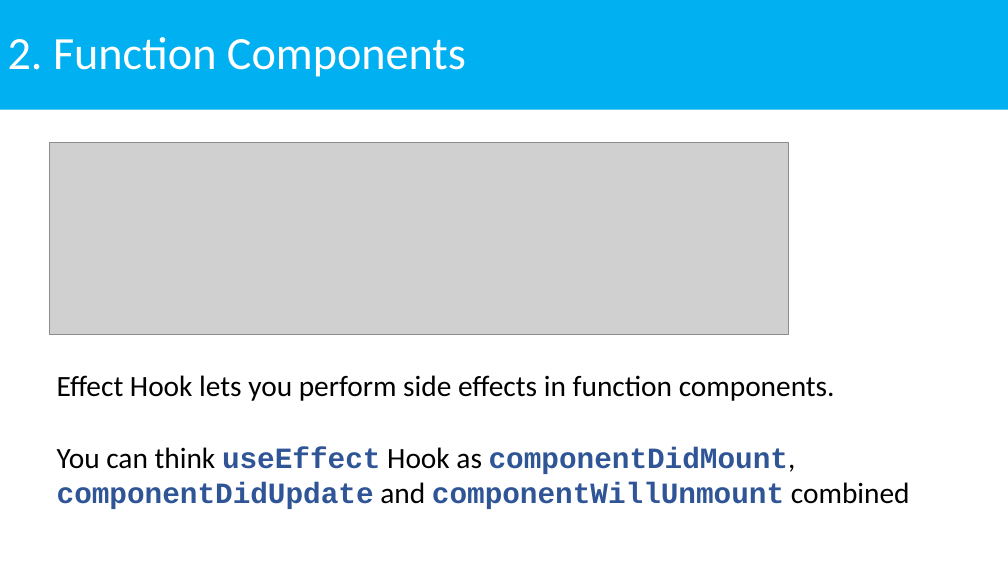
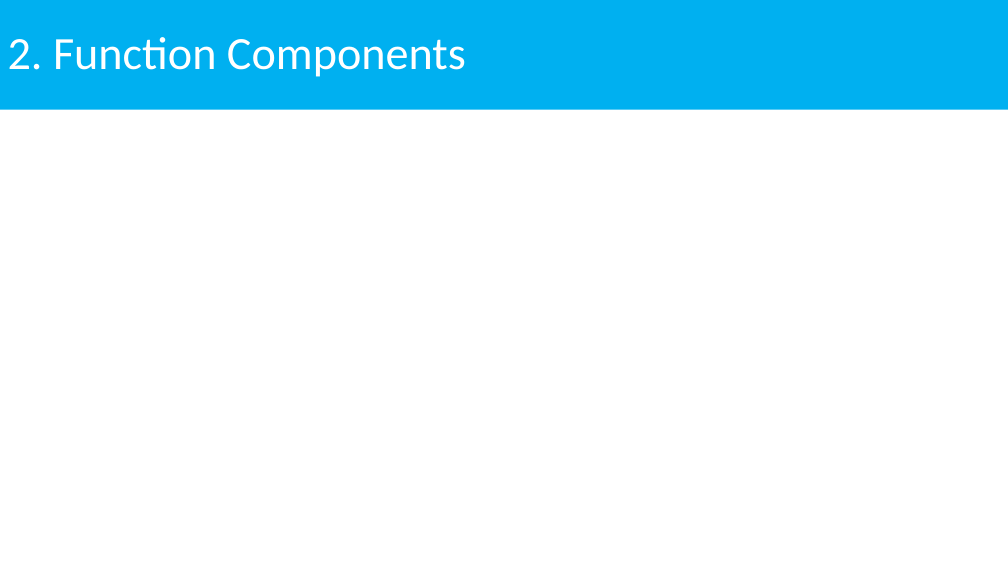
Before and after one commit to NhanHoang8195/react-hook-demo, a slide deck: slide 5 of ReactHooks.pptx (slide 7 before the commit). Drawn at 1008x567 pixels with LibreOffice and Linux fonts; fonts in the diff are those of the drawing; grey boxes stand for pictures. Boxes give left, top, right and bottom in pixels: in the first picture for what was removed or moved away, otherwise in the second. Text is boxed around its words. In the diff, an @@ line names an element or a change of style, - is before the commit and + after.

```diff
--- a/ReactHooks.pptx
+++ b/ReactHooks.pptx
@@ picture removed at (x1=49, y1=143, x2=789, y2=335) @@
@@ text removed at (x1=57, y1=375, x2=835, y2=401) @@
-Effect Hook lets you perform side effects in function components.
@@ text removed at (x1=57, y1=447, x2=910, y2=509) @@
-You can think useEffect Hook as componentDidMount,
-componentDidUpdate and componentWillUnmount combined
```
Also in this commit, not shown: 1 other slide changed, 2 slides removed.
